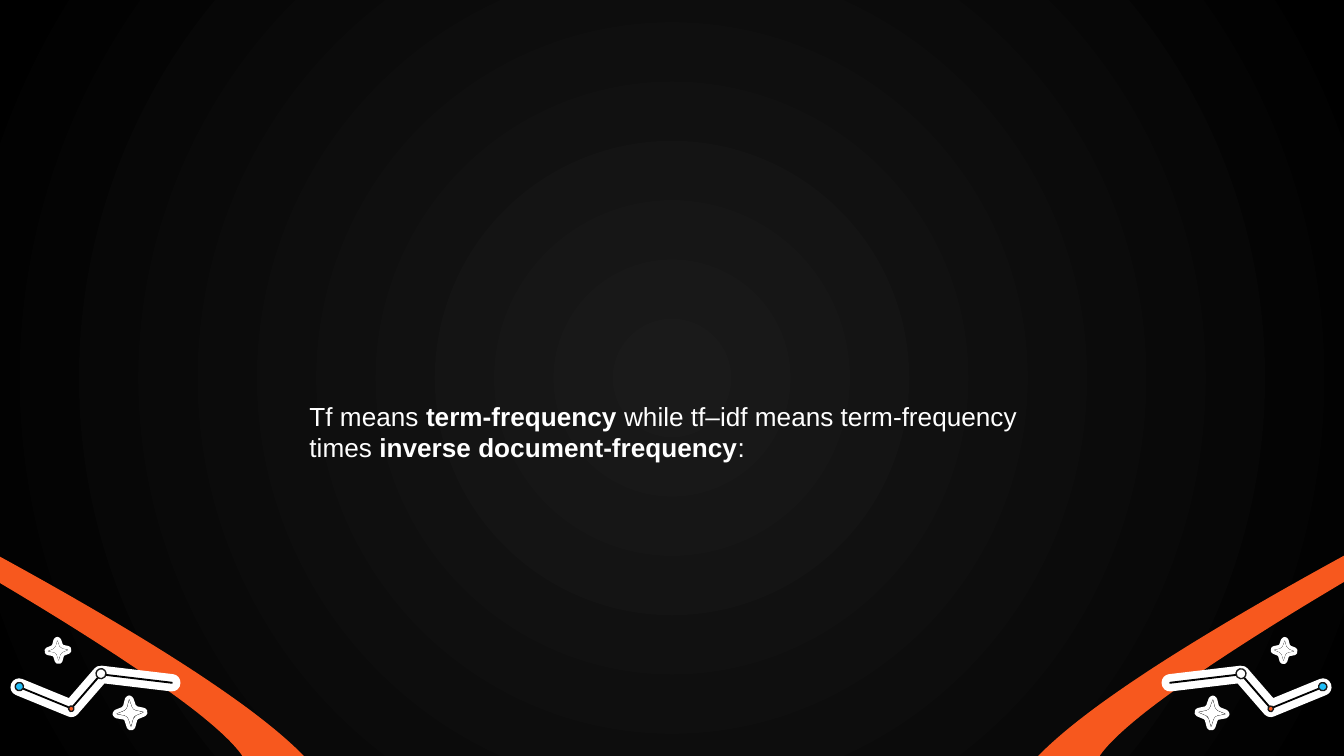
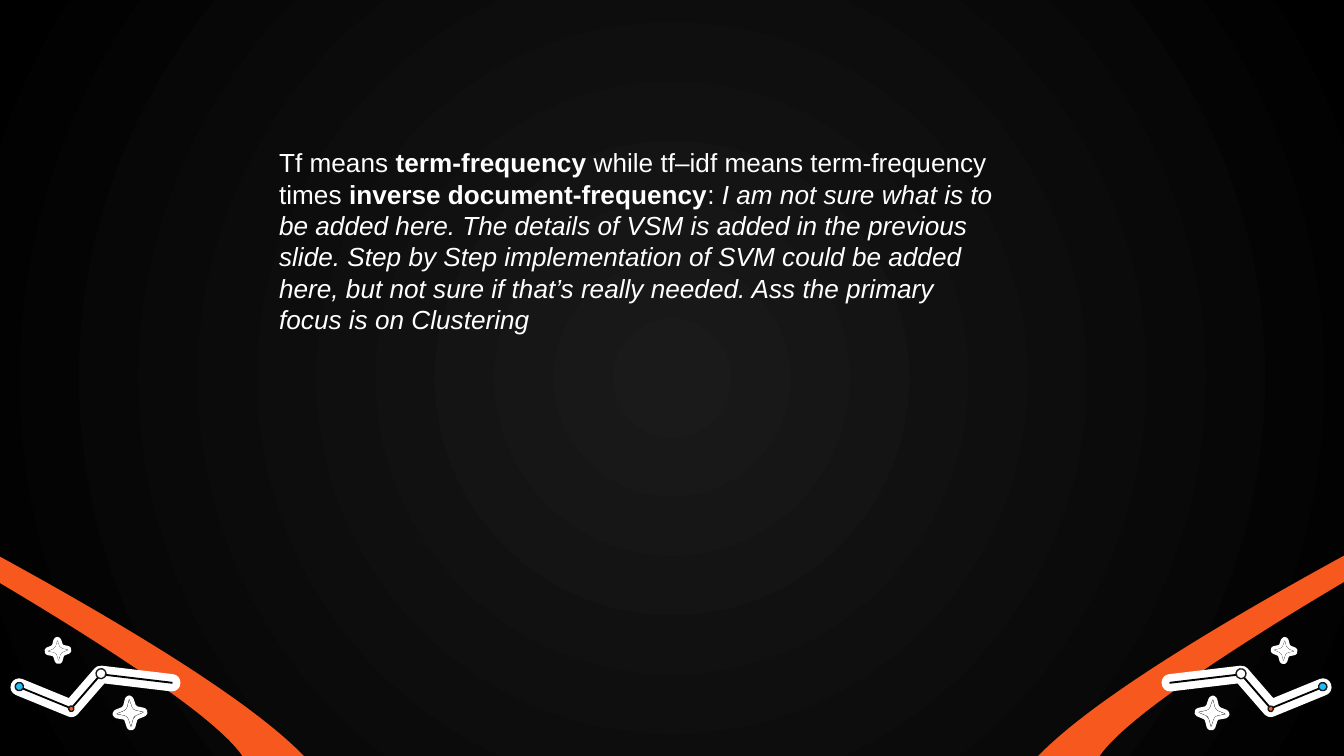
Before and after one commit to johnemyers/iste-612, a slide deck: slide 9 of final-presentation/TeamUFO-FinalPresentation.pptx. Drawn at 1344x756 pixels with LibreOffice and Linux fonts; fonts in the diff are those of the drawing; background and template pictures are left out. Boxes give left, top, right and bottom in pixels: in the first picture for what was removed or moved away, otherwise in the second. Text is boxed around its words. In the diff, an @@ line names an element or a change of style, - is before the commit and + after.

Commit message:
Updated Final Presentation

```diff
--- a/final-presentation/TeamUFO-FinalPresentation.pptx
+++ b/final-presentation/TeamUFO-FinalPresentation.pptx
@@ text at <box>279,153,992,335</box>: text changed; italic on @@
-Tf means term-frequency while tf–idf means term-frequency times inverse document-frequency:
+Tf means term-frequency while tf–idf means term-frequency times inverse document-frequency: I am not sure what is to be added here. The details of VSM is added in the previous slide. Step by Step implementation of SVM could be added here, but not sure if that’s really needed. Ass the primary focus is on Clustering
```
Also in this commit, not shown: 4 other slides changed.
